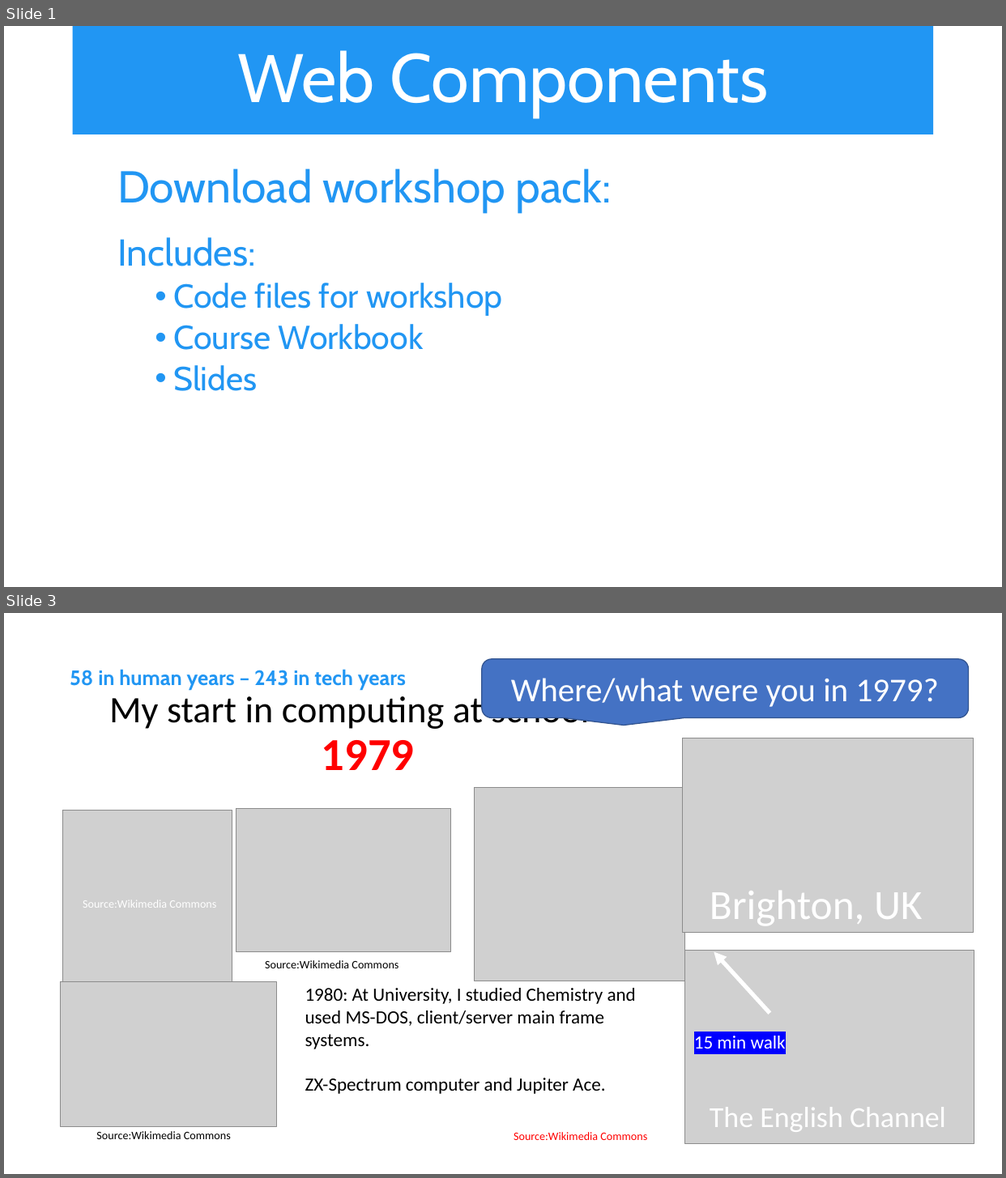
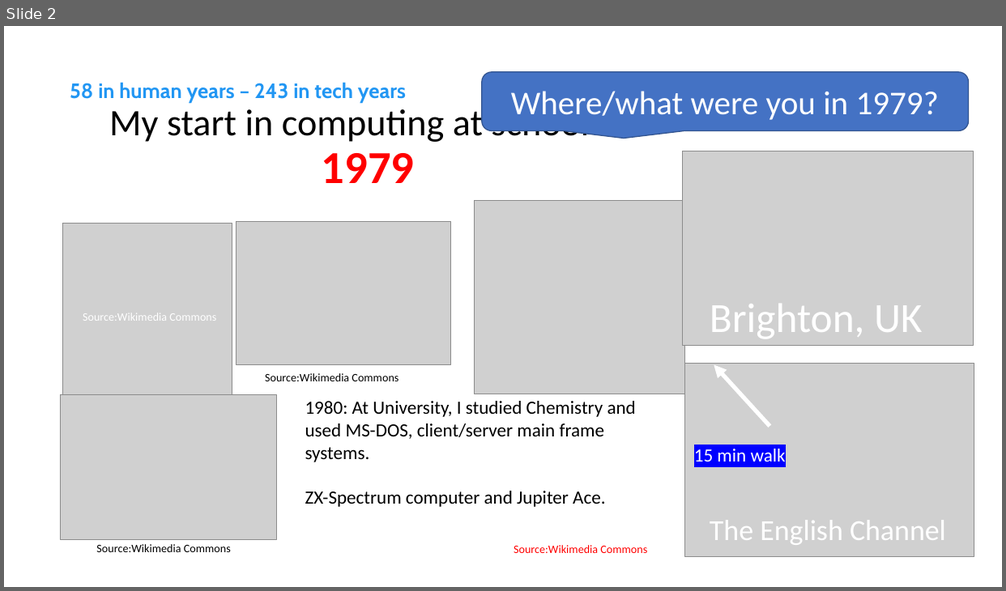
Before and after one commit to iwswordpress/WebComponents, a slide deck: Web-Components.pptx. Shown one above the other, each under a label of ours: slides 1 and 3 before the commit, slide 2 after it; the slides between them are not shown. The pictures are 1006x1178 and 1006x591 pixels, drawn with LibreOffice and Linux fonts; fonts in the diff are those of the drawing; grey boxes stand for pictures. Boxes give left, top, right and bottom in pixels: in the first picture for what was removed or moved away, otherwise in the second. Text is boxed around its words. In the diff, an @@ line names an element or a change of style, - is before the commit and + after.

```diff
--- a/Web-Components.pptx
+++ b/Web-Components.pptx
@@ slide 1 removed at (4, 26, 1002, 587), background #FFFFFF @@
@@ title removed at (73, 26, 934, 135) @@
-Web Components
@@ text removed at (117, 169, 612, 391) @@
-  Download workshop pack:
-  Includes:
-    • Code files for workshop
-    • Course Workbook
-    • Slides
@@ what was slide 3 is now slide 2 @@
```
Also in this commit, not shown: 6 slides changed, 18 other files.
